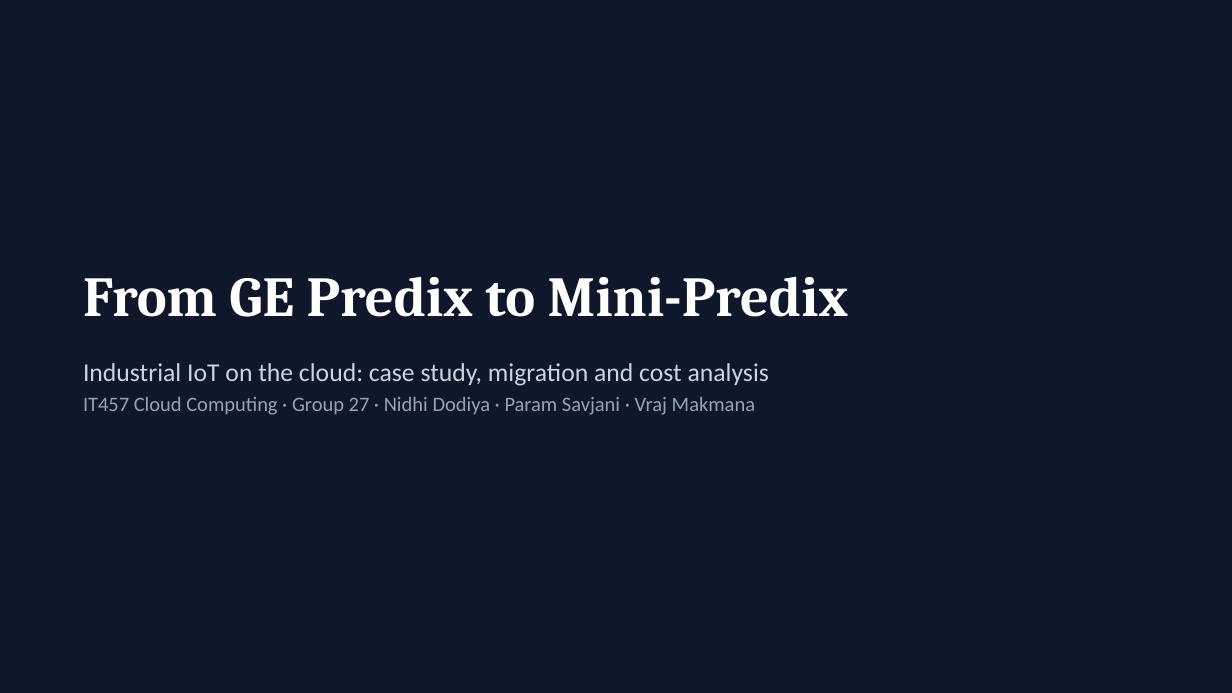
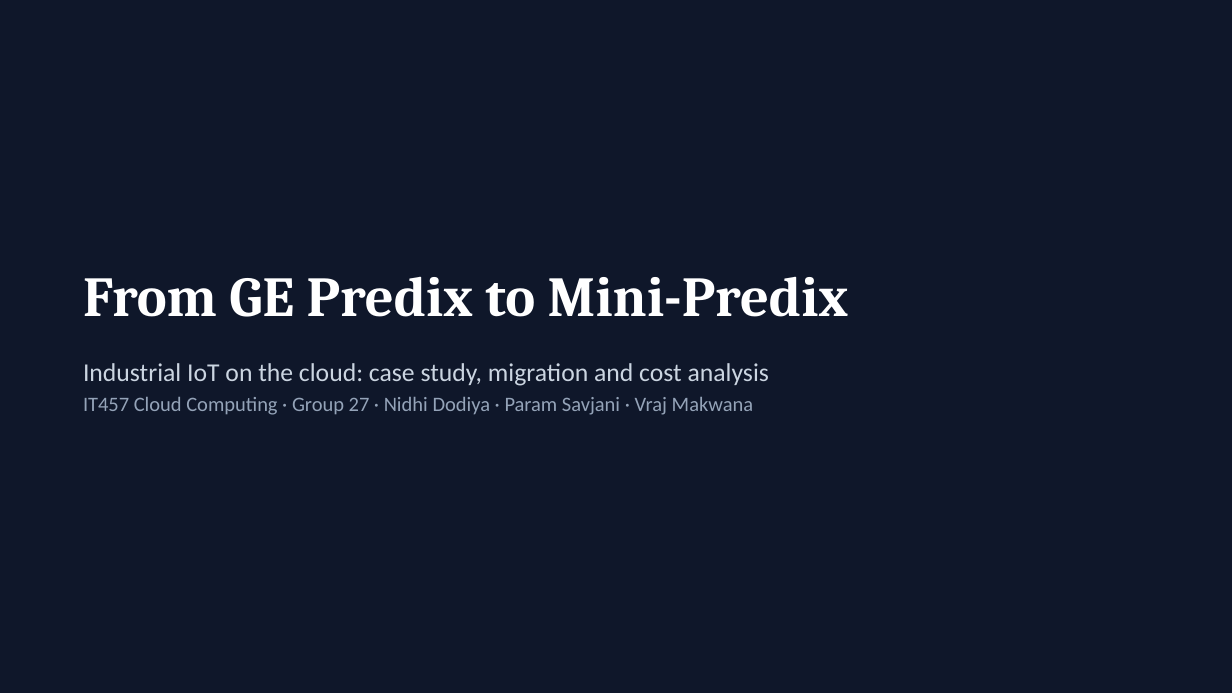
Before and after one commit to paramsavjani/it457-mini-predix, a slide deck: slide 1 of final/IT457_Group27_GE_Predix.pptx. Drawn at 1232x693 pixels with LibreOffice and Linux fonts; fonts in the diff are those of the drawing. Boxes give left, top, right and bottom in pixels: in the first picture for what was removed or moved away, otherwise in the second. Text is boxed around its words. In the diff, an @@ line names an element or a change of style, - is before the commit and + after.

Commit message:
Fix spelling of Vraj Makwana's name

```diff
--- a/final/IT457_Group27_GE_Predix.pptx
+++ b/final/IT457_Group27_GE_Predix.pptx
@@ text at bbox=[83, 397, 753, 415]: text changed @@
-IT457 Cloud Computing · Group 27 · Nidhi Dodiya · Param Savjani · Vraj Makmana
+IT457 Cloud Computing · Group 27 · Nidhi Dodiya · Param Savjani · Vraj Makwana
```
Also in this commit, not shown: 2 other slides changed, 9 other files.
